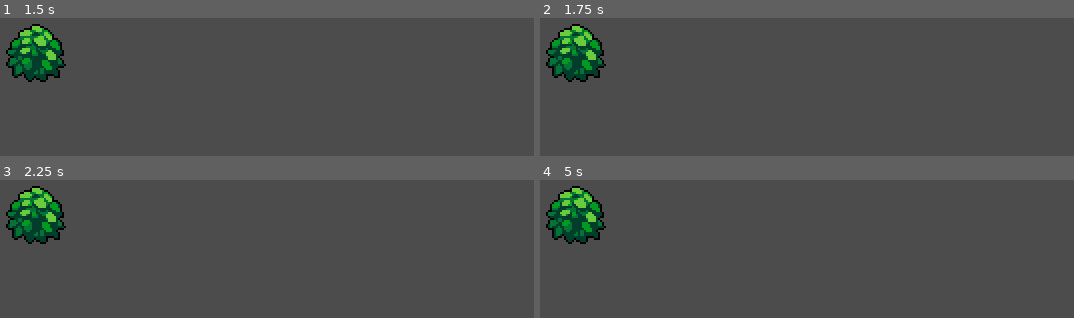
Above: before the commit, frames 1-4 (two rows, left to right).
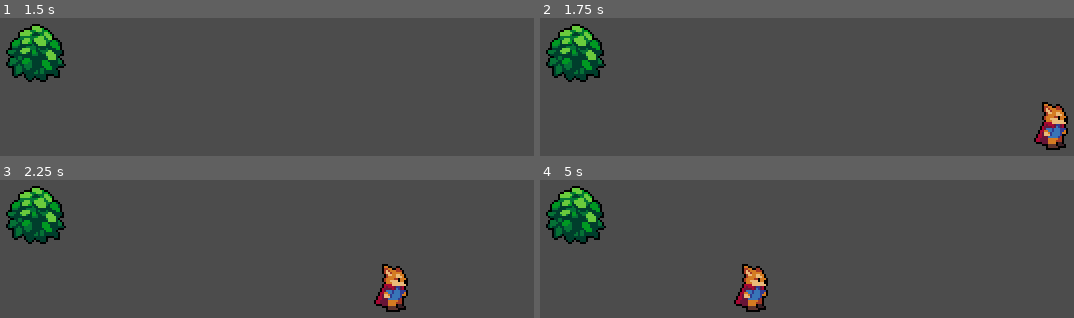
Above: after the commit, the same moments.

Repository: shawnbrown/HeartBeastActionRPG
Game: Godot game, scene res://World.tscn
Two runs of this game, one before a commit and one after it. Both use one fixed random seed, a clock stepped at 60 frames per second and the inputs below.
Inputs:
- Up to frame 1 (1.5 s): tap Enter at 0.5 s; hold Right (ui_right) 0.53-1.28 s; tap Space at 1.25 s; hold Left (ui_left) from 1.28 s (still down)
- Up to frame 2 (1.75 s): keep holding Left (ui_left)
- Up to frame 3 (2.25 s): release Left (ui_left) at 2.03 s; hold Right (ui_right) from 2.03 s (still down)
- Up to frame 4 (5 s): tap Enter at 2.75, 4.25 s; tap Space at 3.5 s; release Right (ui_right) at 3.53 s; hold Left (ui_left) from 3.53 s (still down)

Frame 1 is identical in both runs. In frame 2, 1.6% of the frame differs, in the area x 92-99%, y 60-96%; in frame 3, 1.6%; in frame 4, 1.6%.

Commit message:
Change Player script to use move_and_collide() with a velocity var.

Diff:
--- a/Player/Player.gd
+++ b/Player/Player.gd
@@ -1,5 +1,11 @@
 extends KinematicBody2D
+
+var velocity = Vector2.ZERO
 
 func _physics_process(delta):
 	if Input.is_action_pressed("ui_right"):
-		position.x += 10
+		velocity.x = 10
+	if Input.is_action_pressed("ui_left"):
+		velocity.x = -10
+
+	move_and_collide(velocity)
